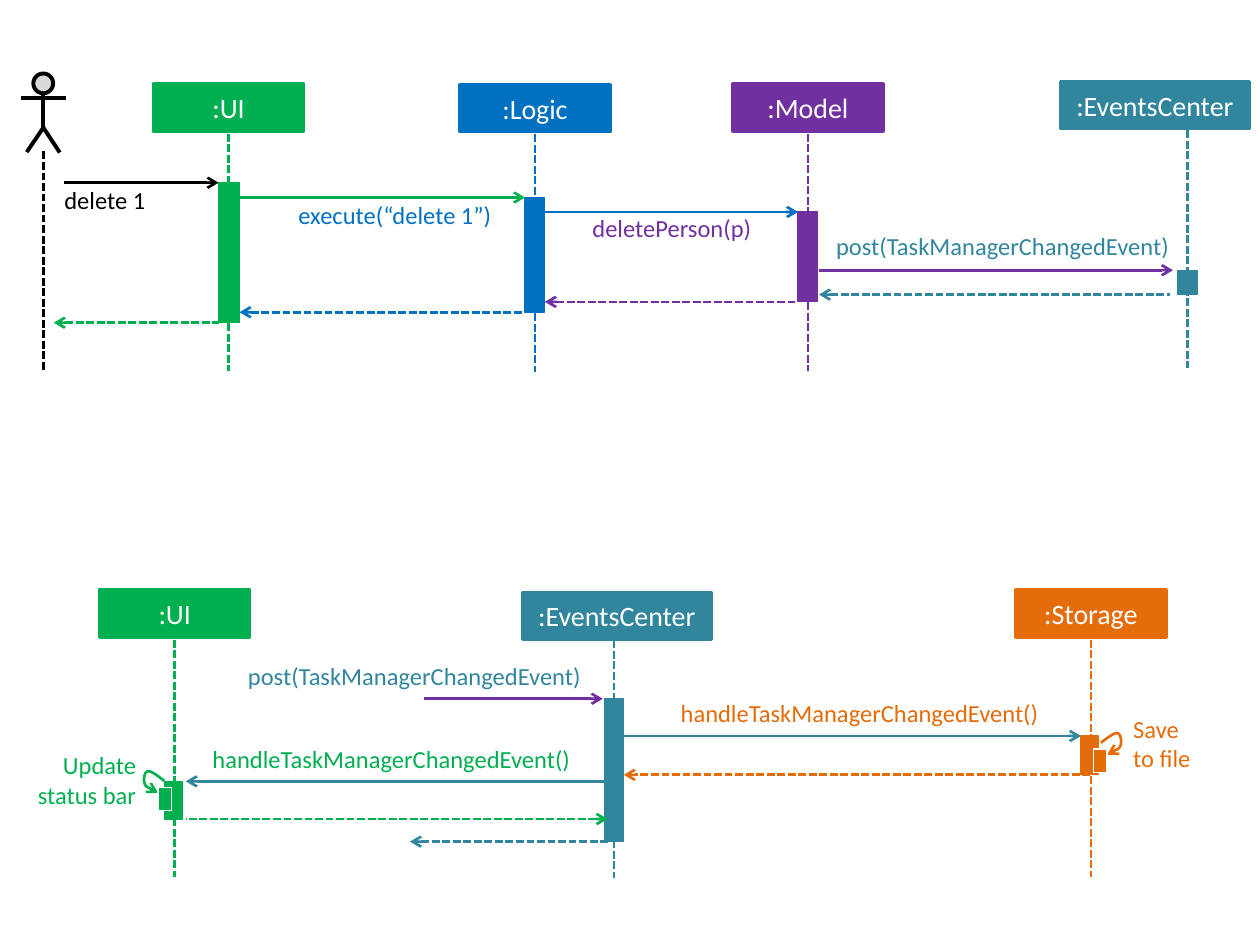
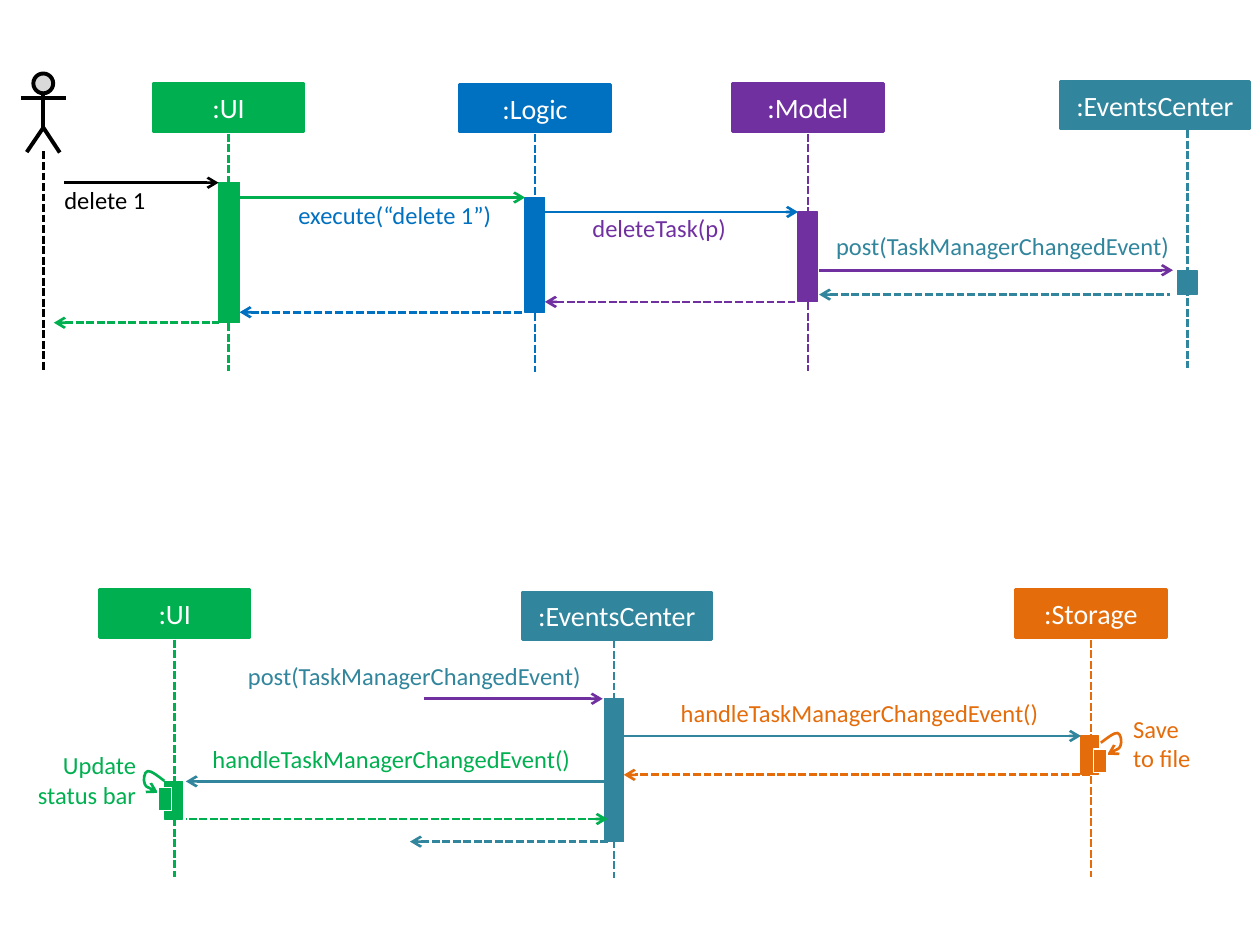
Before and after one commit to CS2103JAN2017-T16-B1/main, a slide deck: slide 1 of docs/diagrams/HighLevelSequenceDiagrams.pptx. Drawn at 1260x945 pixels with LibreOffice and Linux fonts; fonts in the diff are those of the drawing. Boxes give left, top, right and bottom in pixels: in the first picture for what was removed or moved away, otherwise in the second. Text is boxed around its words. In the diff, an @@ line names an element or a change of style, - is before the commit and + after.

```diff
--- a/docs/diagrams/HighLevelSequenceDiagrams.pptx
+++ b/docs/diagrams/HighLevelSequenceDiagrams.pptx
@@ text at (592,219,725,241): text changed @@
-deletePerson(p)
+deleteTask(p)
```
Also in this commit, not shown: 2 other files.
